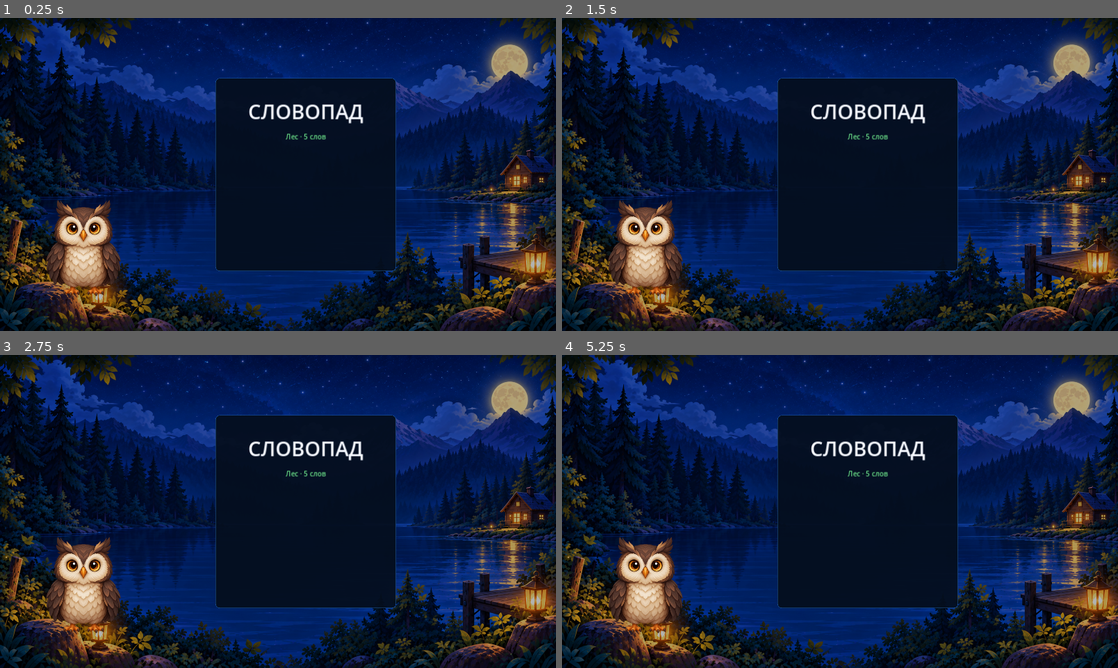
Above: before the commit, frames 1-4 (two rows, left to right).
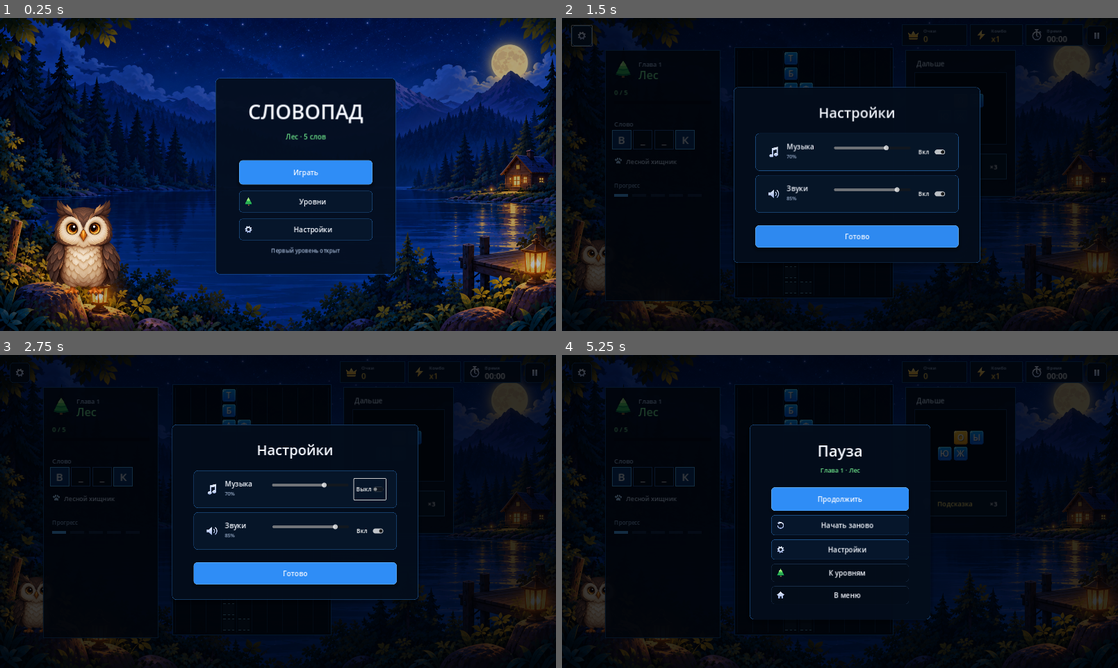
Above: after the commit, the same moments.

Repository: AndrewStartcev/word-bricks
Game: Godot game, scene res://main.tscn
Two runs of this game, one before a commit and one after it. Both use one fixed random seed, a clock stepped at 60 frames per second and the inputs below.
Inputs (mouse positions are in pixels of both pictures, inside the frame that each line leads up to):
- Up to frame 1 (0.25 s): no input
- Up to frame 2 (1.5 s): click (867, 171) at 0.5 s, where only the run after the commit has a clickable "Играть"; click (584, 36) at 1.27 s
- Up to frame 3 (2.75 s): click (366, 489) at 2 s, where only the run after the commit has a clickable "Вкл"
- Up to frame 4 (5.25 s): click (934, 489) at 2.75 s, where only the run after the commit has a clickable "Выкл"; click (928, 530) at 3.5 s, where only the run after the commit has a clickable "Вкл"; click (934, 530) at 4.25 s, where only the run after the commit has a clickable "Выкл"; click (856, 574) at 5 s, where only the run after the commit has a clickable "Готово"

The runs differ from the first frame. In frame 1, 2.9% of the frame differs, in the area x 38-72%, y 45-82%; in frame 2, 66%; in frame 3, 66%; in frame 4, 66%, in the area x 0-100%, y 0-100%.
Error before the commit: Invalid assignment of property or key 'icon_max_width' with value of type 'int' on a base object of type 'Button'. (res://scripts/app_runtime.gd:653)

Commit message:
fix: load Button compatibility runtime

Diff:
--- a/godot/main.tscn
+++ b/godot/main.tscn
@@ -1,6 +1,6 @@
 [gd_scene load_steps=2 format=3]
 
-[ext_resource type="Script" path="res://scripts/app_runtime.gd" id="1_app"]
+[ext_resource type="Script" path="res://scripts/app_runtime_compat.gd" id="1_app"]
 
 [node name="App" type="Control"]
 layout_mode = 3
